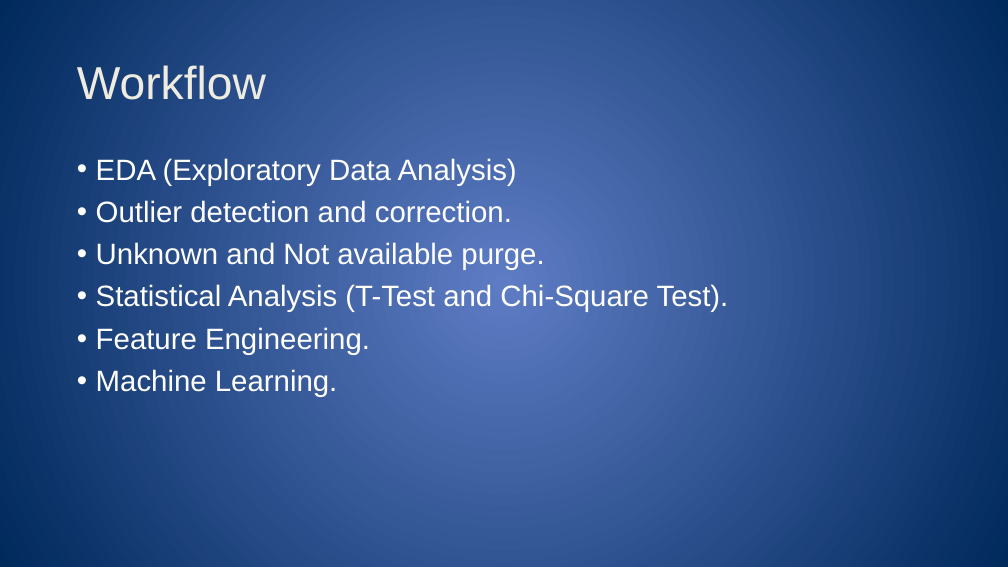
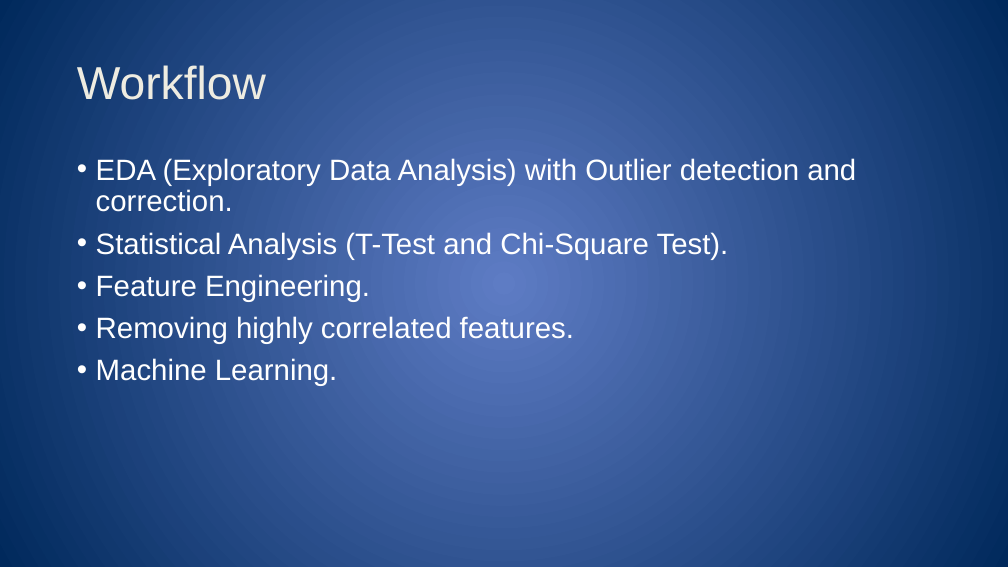
Before and after one commit to chinshaunakdesai/DataScienceWork, a slide deck: slide 4 of PropensityToBuy/Project_Presentation.pptx. Drawn at 1008x567 pixels with LibreOffice and Linux fonts; fonts in the diff are those of the drawing. Boxes give left, top, right and bottom in pixels: in the first picture for what was removed or moved away, otherwise in the second. Text is boxed around its words. In the diff, an @@ line names an element or a change of style, - is before the commit and + after.

Commit message:
As of 7/5

```diff
--- a/PropensityToBuy/Project_Presentation.pptx
+++ b/PropensityToBuy/Project_Presentation.pptx
@@ text at [96, 158, 856, 212]: text changed @@
-• EDA (Exploratory Data Analysis)
-• Outlier detection and correction.
-• Unknown and Not available purge.
+• EDA (Exploratory Data Analysis) with Outlier detection and correction.
@@ text at [96, 316, 574, 344]: paragraph added @@
+• Removing highly correlated features.
```
Also in this commit, not shown: 4 slides added.
